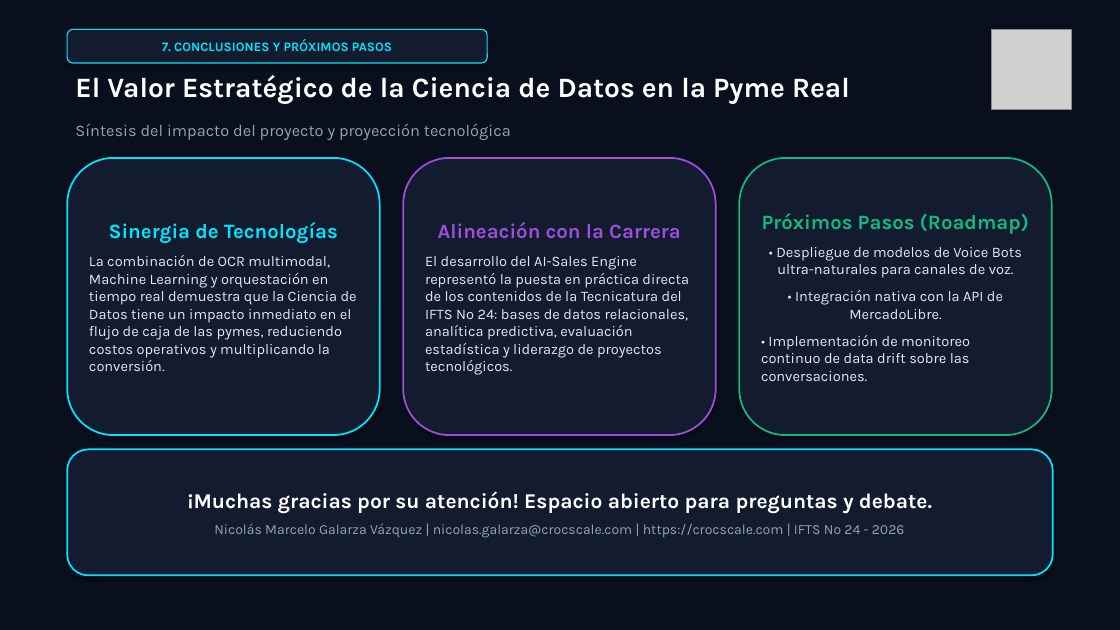
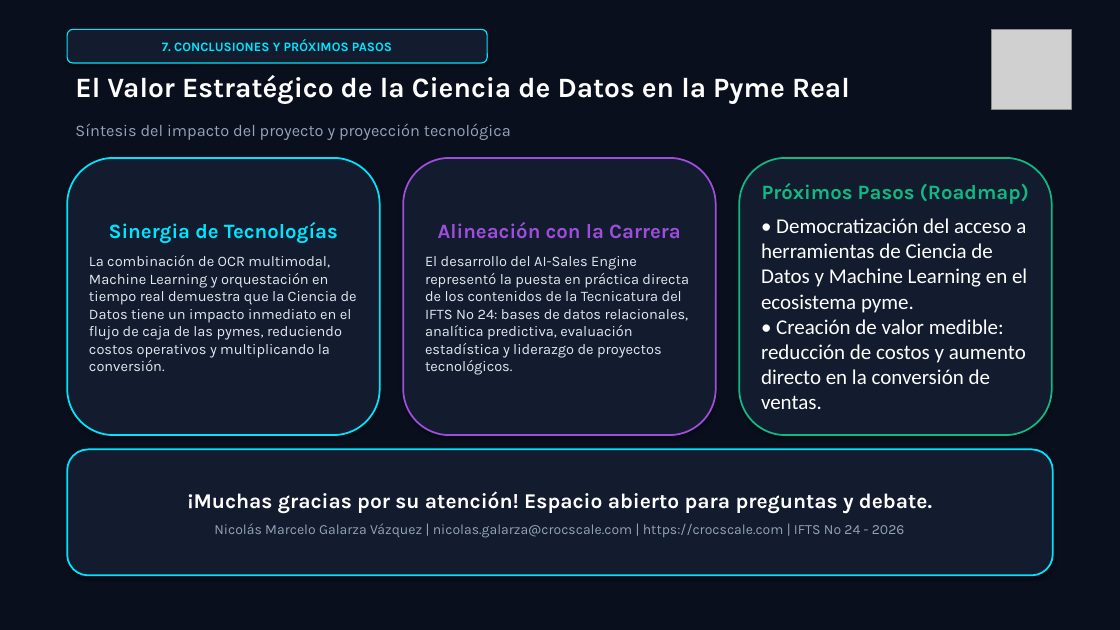
Before and after one commit to Nikovaz/tpi-crocscale-ia-presentacion, a slide deck: slide 8 of presentacion_crocscale_ia.pptx. Drawn at 1120x630 pixels with LibreOffice and Linux fonts; fonts in the diff are those of the drawing; grey boxes stand for pictures. Boxes give left, top, right and bottom in pixels: in the first picture for what was removed or moved away, otherwise in the second. Text is boxed around its words. In the diff, an @@ line names an element or a change of style, - is before the commit and + after.

Commit message:
fix: ajustar textos de propuesta, confirmacion de pedidos, tablas de datos y roadmap

```diff
--- a/presentacion_crocscale_ia.pptx
+++ b/presentacion_crocscale_ia.pptx
@@ text in rounded rectangle at (x1=761, y1=218, x2=1027, y2=409): text changed; size 12.5 to 18 pt; font Karla to Calibri; text colour #E2E8F0 to #FFFFFF @@
-• Despliegue de modelos de Voice Bots ultra-naturales para canales de voz.
-• Integración nativa con la API de MercadoLibre.
-• Implementación de monitoreo continuo de data drift sobre las conversaciones.
+• Democratización del acceso a herramientas de Ciencia de Datos y Machine Learning en el ecosistema pyme.
+• Creación de valor medible: reducción de costos y aumento directo en la conversión de ventas.
```
Also in this commit, not shown: 4 other slides changed, 3 other files.
